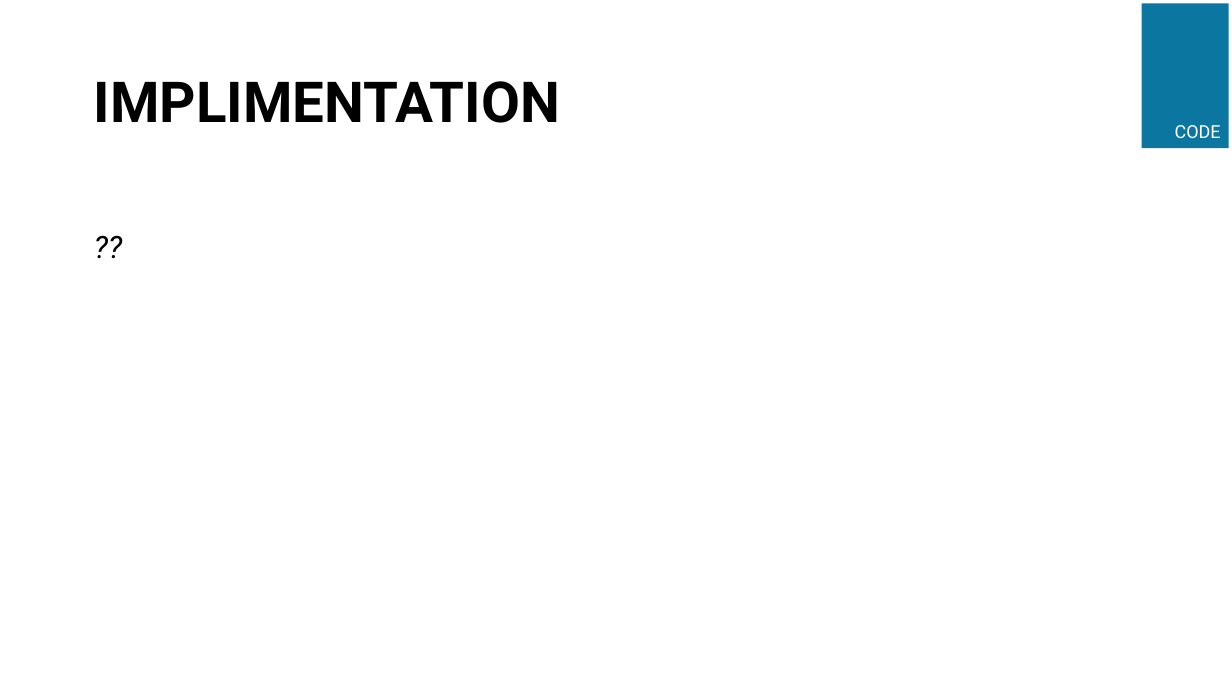
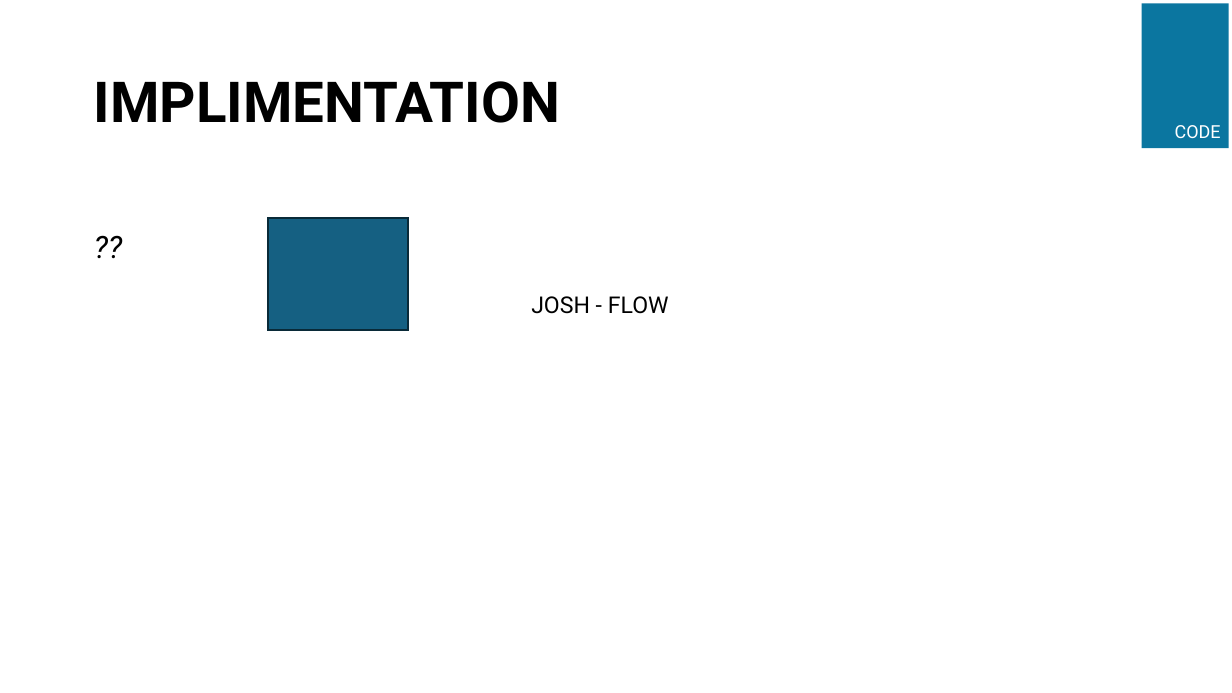
Before and after one commit to ijoshdavis/KSU-STAT-7100_MCSP, a slide deck: slide 6 of deliverables/Week 8 - Presentation.pptx. Drawn at 1232x693 pixels with LibreOffice and Linux fonts; fonts in the diff are those of the drawing. Boxes give left, top, right and bottom in pixels: in the first picture for what was removed or moved away, otherwise in the second. Text is boxed around its words. In the diff, an @@ line names an element or a change of style, - is before the commit and + after.

```diff
--- a/deliverables/Week 8 - Presentation.pptx
+++ b/deliverables/Week 8 - Presentation.pptx
@@ rectangle added at box(268, 218, 409, 331), fill #156082, outline #092A39 1.5 pt @@
@@ text added at box(531, 296, 669, 314), 18 pt, text #000000 @@
+JOSH - FLOW
```
Also in this commit, not shown: 9 other slides changed, 19 other files.
